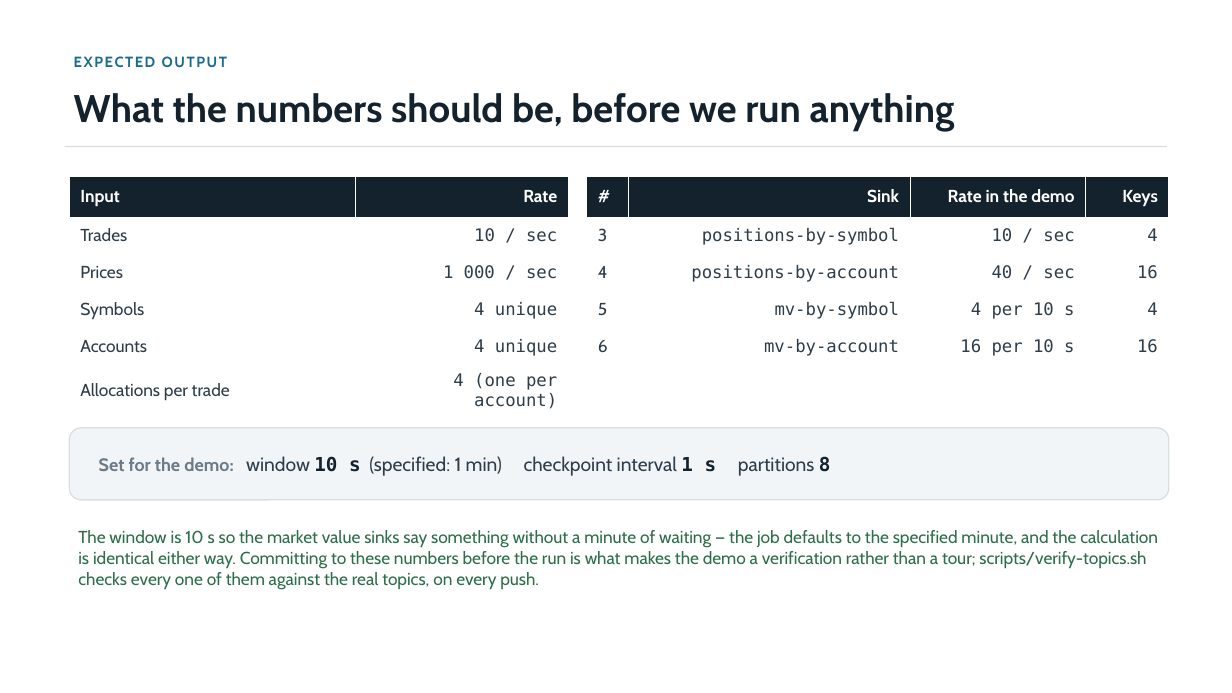
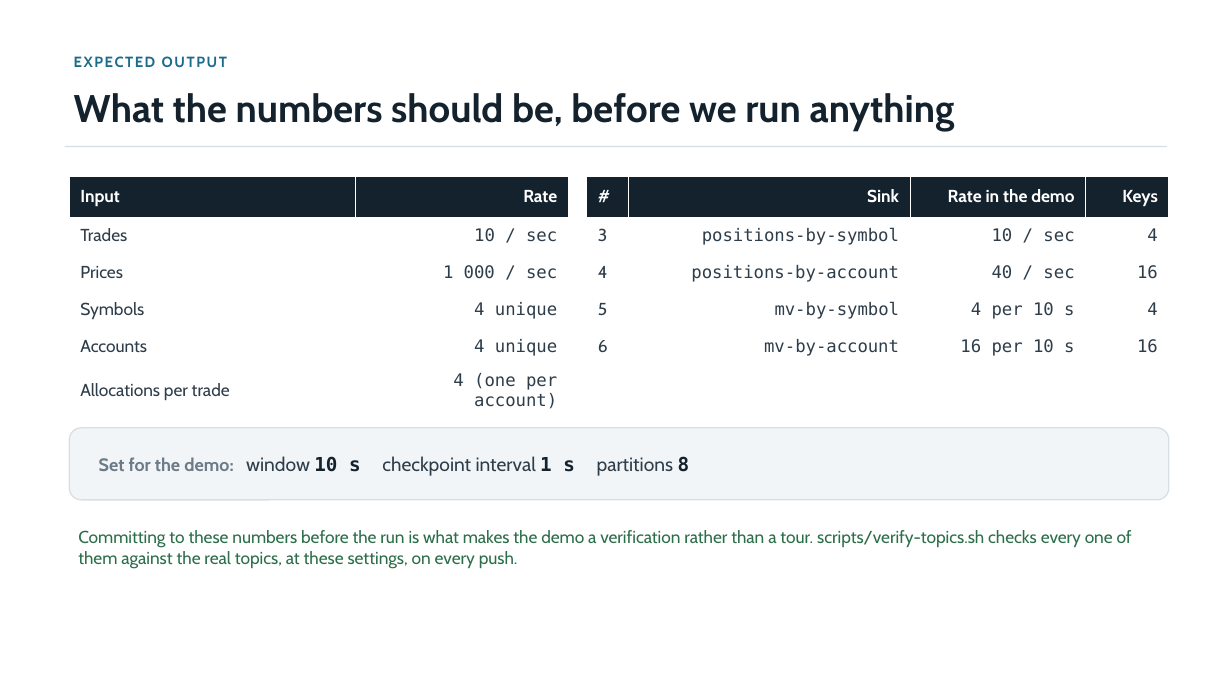
Before and after one commit to jimzucker/flink-training, a slide deck: slide 4 of docs/deck/final-demo-handout.pptx. Drawn at 1232x693 pixels with LibreOffice and Linux fonts; fonts in the diff are those of the drawing. Boxes give left, top, right and bottom in pixels: in the first picture for what was removed or moved away, otherwise in the second. Text is boxed around its words. In the diff, an @@ line names an element or a change of style, - is before the commit and + after.

```diff
--- a/docs/deck/final-demo-handout.pptx
+++ b/docs/deck/final-demo-handout.pptx
@@ text in rounded rectangle at box(99, 456, 690, 476): text changed @@
-Set for the demo: window 10 s (specified: 1 min) checkpoint interval 1 s partitions 8
+Set for the demo: window 10 s checkpoint interval 1 s partitions 8
@@ text at box(78, 530, 1132, 569): text changed @@
-The window is 10 s so the market value sinks say something without a minute of waiting — the job defaults to the specified minute, and the calculation is identical either way. Committing to these numbers before the run is what makes the demo a verification rather than a tour; scripts/verify-topics.sh checks every one of them against the real topics, on every push.
+Committing to these numbers before the run is what makes the demo a verification rather than a tour. scripts/verify-topics.sh checks every one of them against the real topics, at these settings, on every push.
```
Also in this commit, not shown: 1 other slide changed, 6 other files.
